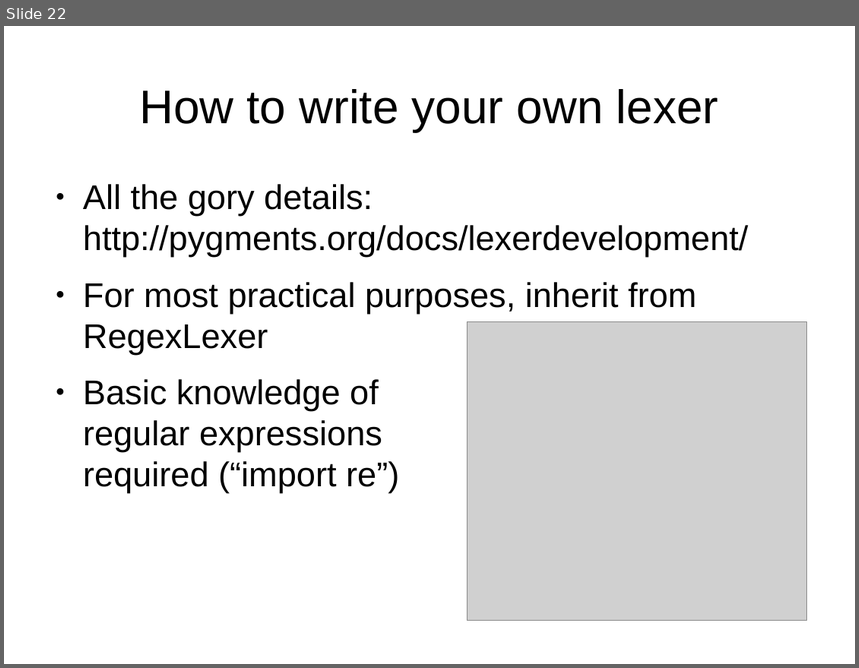
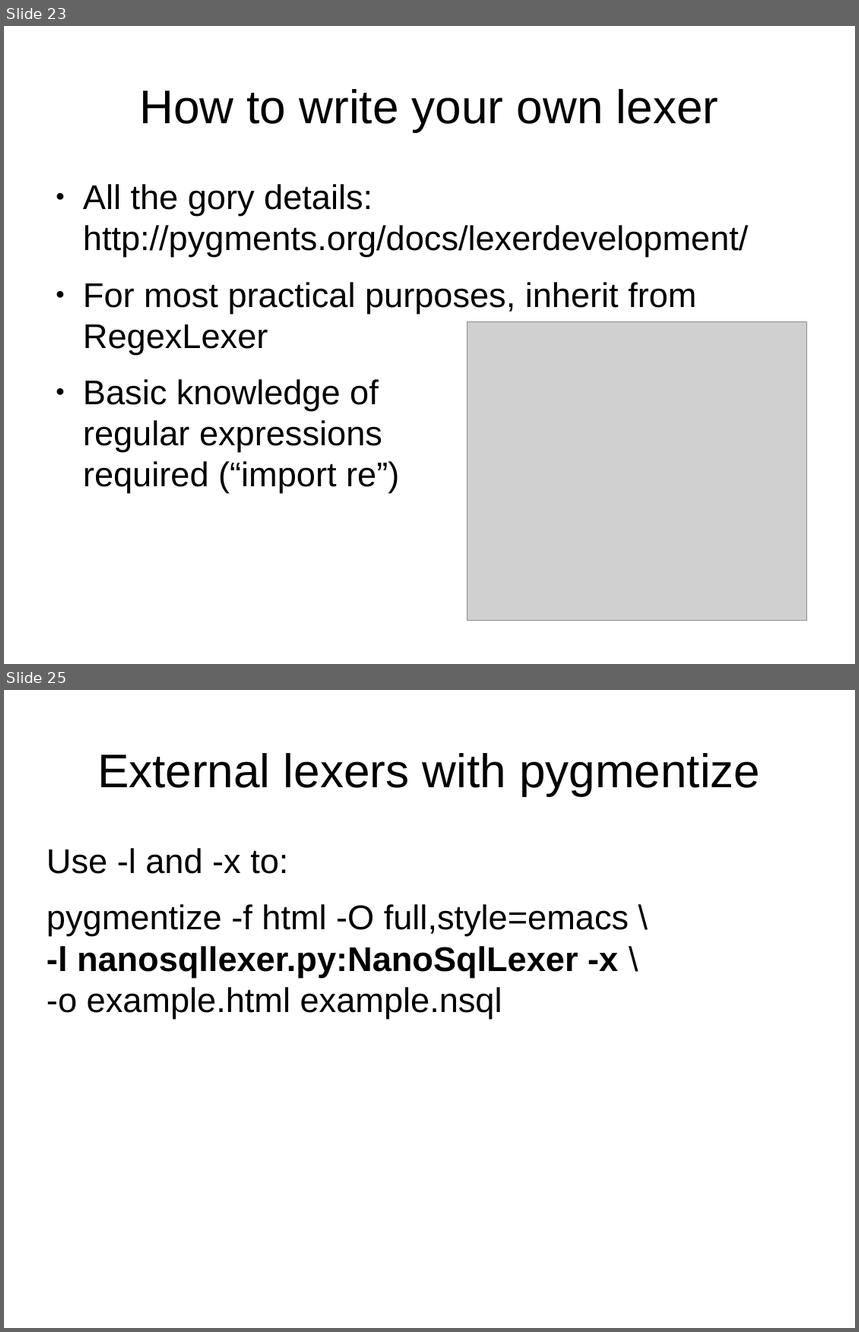
Before and after one commit to roskakori/talks, a slide deck: pygraz/pygments/Introduction to Pygments.odp. Shown one above the other, each under a label of ours: slide 22 before the commit, slides 23 and 25 after it; the slides between them are not shown. The pictures are 859x668 and 859x1332 pixels, drawn with LibreOffice and Linux fonts; fonts in the diff are those of the drawing; grey boxes stand for pictures. Boxes give left, top, right and bottom in pixels: in the first picture for what was removed or moved away, otherwise in the second. Text is boxed around its words. In the diff, an @@ line names an element or a change of style, - is before the commit and + after.

Commit message:
Added example lexer.

```diff
--- a/pygraz/pygments/Introduction to Pygments.odp
+++ b/pygraz/pygments/Introduction to Pygments.odp
@@ slide 25 added at bbox=[4, 690, 855, 1328], background #FFFFFF @@
@@ title added at bbox=[97, 753, 760, 796], 44 pt, text #000000 @@
+External lexers with pygmentize
@@ text added at bbox=[47, 848, 629, 1018], 32 pt, text #000000 @@
+Use -l and -x to:
+pygmentize -f html -O full,style=emacs \
+-l nanosqllexer.py:NanoSqlLexer -x \
+-o example.html example.nsql
@@ what was slide 22 is now slide 23 @@
```
Also in this commit, not shown: 2 slides changed, 3 other slides added, 2 other files.
